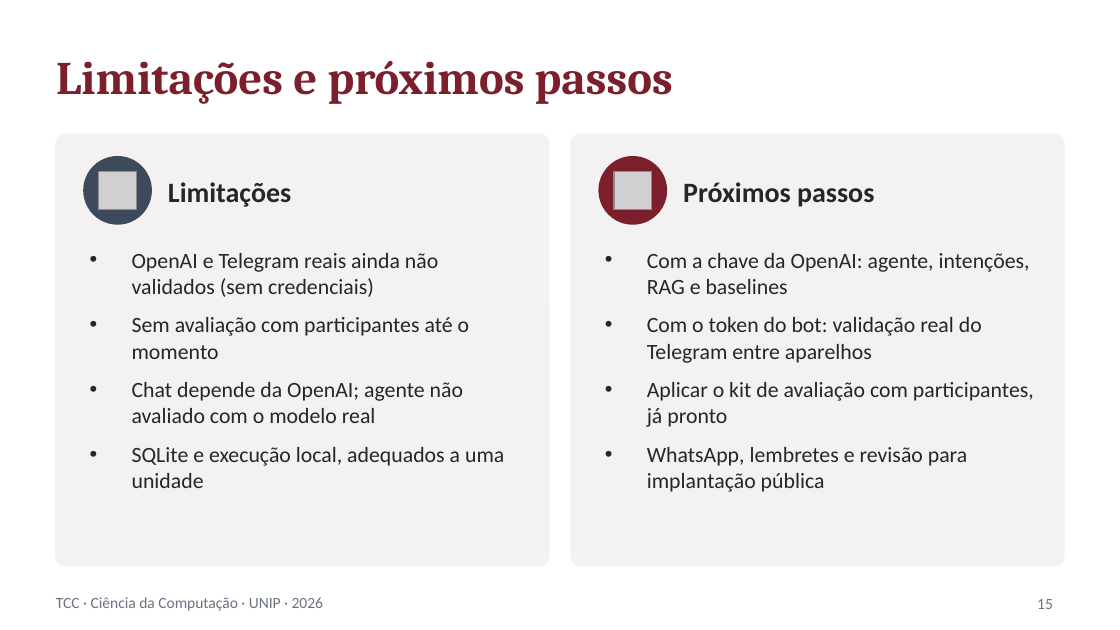
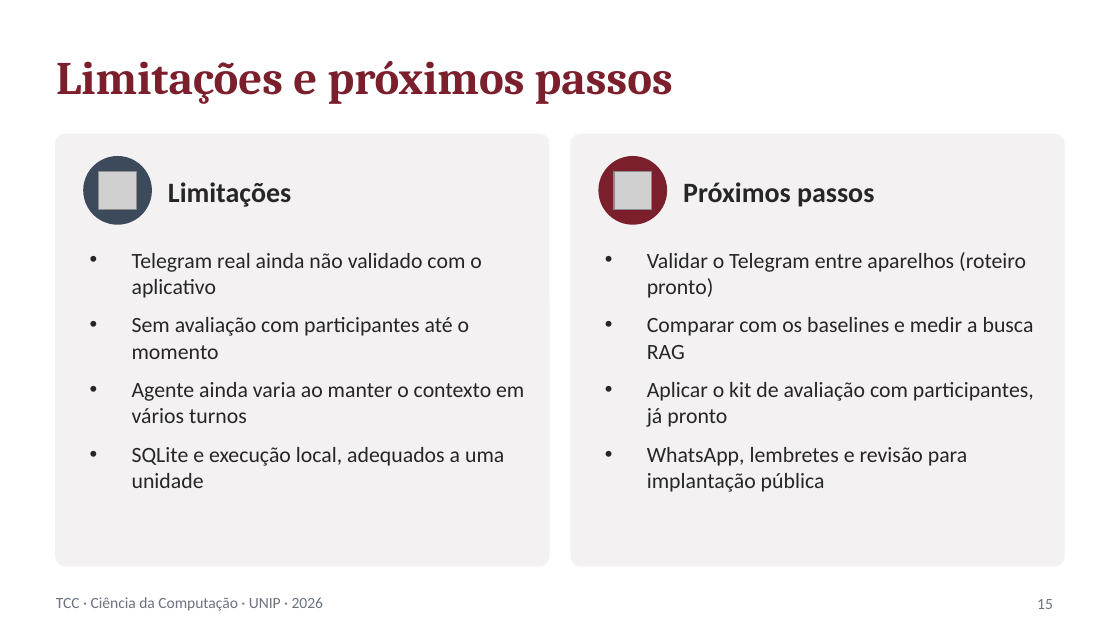
Before and after one commit to JoaoLeca/TCC-PARCIAL, a slide deck: slide 15 of docs/apresentacao/apresentacao_tcc.pptx. Drawn at 1120x630 pixels with LibreOffice and Linux fonts; fonts in the diff are those of the drawing; grey boxes stand for pictures. Boxes give left, top, right and bottom in pixels: in the first picture for what was removed or moved away, otherwise in the second. Text is boxed around its words. In the diff, an @@ line names an element or a change of style, - is before the commit and + after.

```diff
--- a/docs/apresentacao/apresentacao_tcc.pptx
+++ b/docs/apresentacao/apresentacao_tcc.pptx
@@ text at (132,253,481,298): text changed @@
-• OpenAI e Telegram reais ainda não validados (sem credenciais)
+• Telegram real ainda não validado com o aplicativo
@@ text at (647,252,1034,359): text changed @@
-• Com a chave da OpenAI: agente, intenções, RAG e baselines
-• Com o token do bot: validação real do Telegram entre aparelhos
+• Validar o Telegram entre aparelhos (roteiro pronto)
+• Comparar com os baselines e medir a busca RAG
@@ text at (132,382,524,423): text changed @@
-• Chat depende da OpenAI; agente não avaliado com o modelo real
+• Agente ainda varia ao manter o contexto em vários turnos
```
Also in this commit, not shown: 3 other slides changed, 4 other files.
